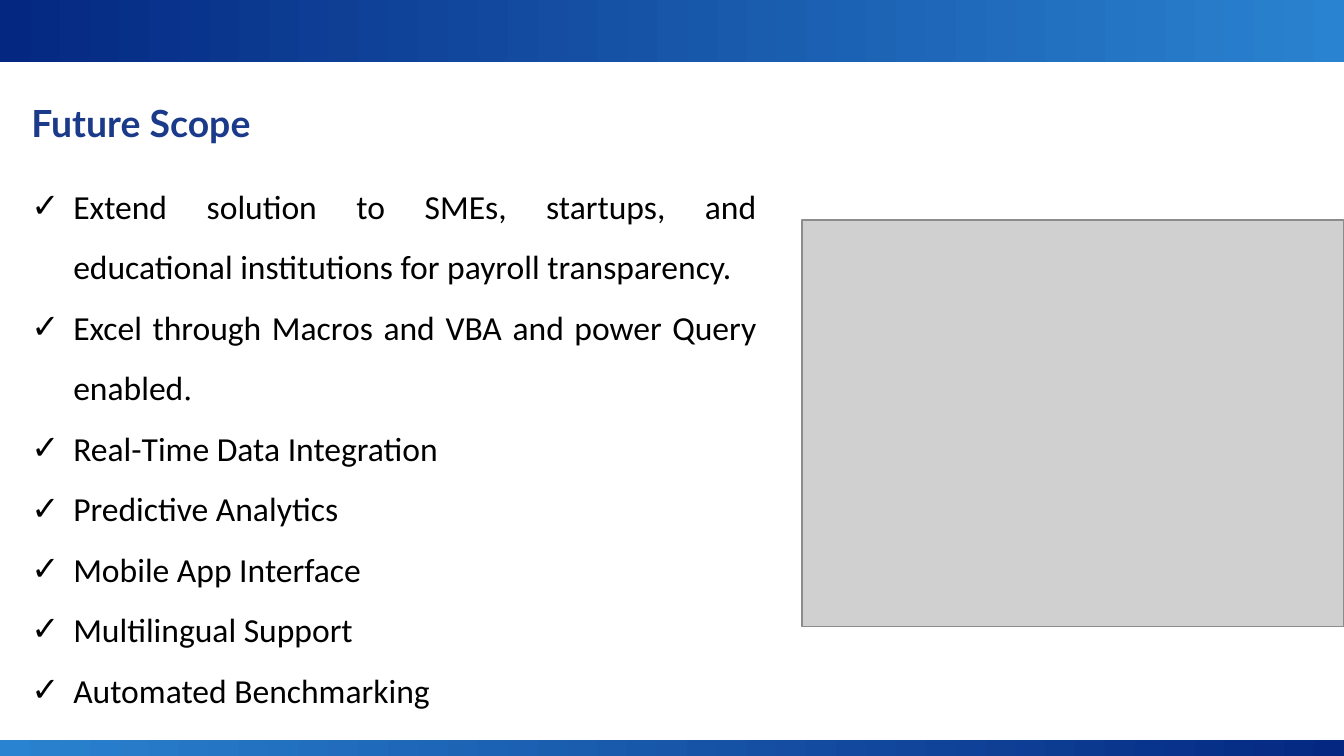
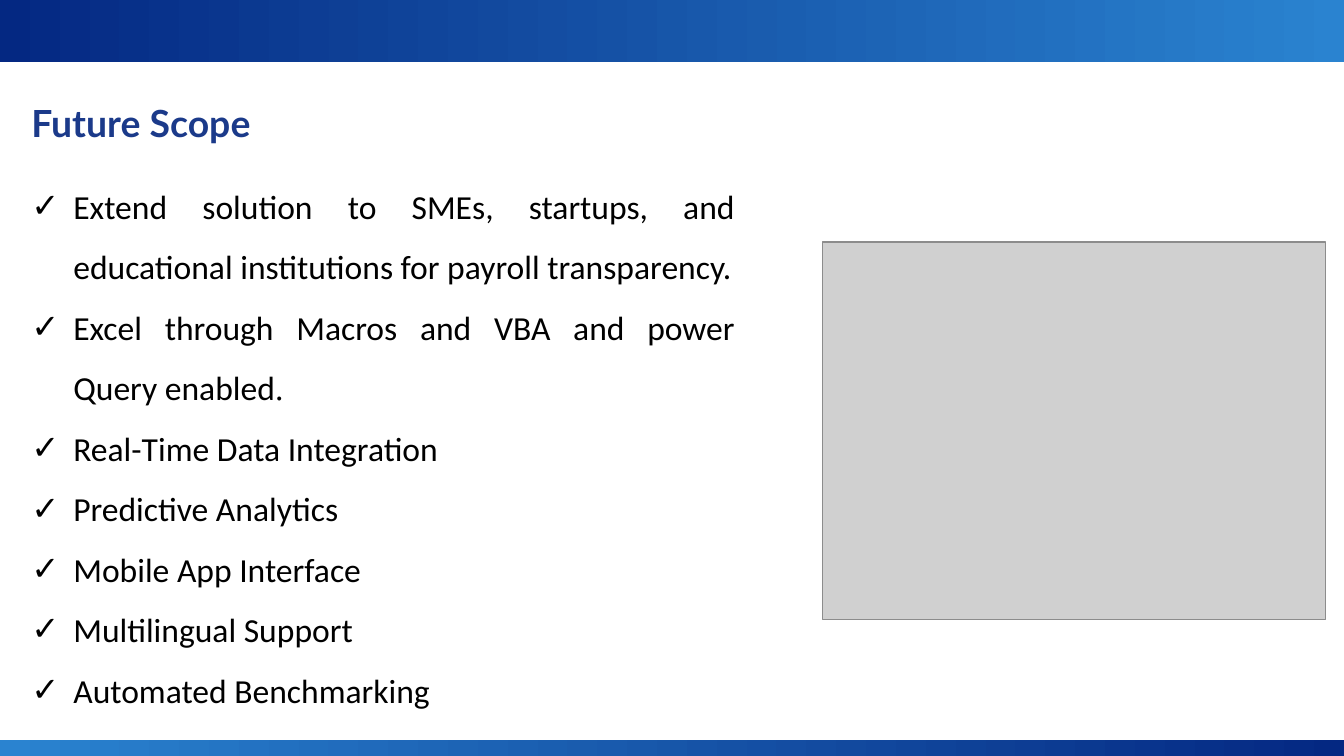
Before and after one commit to snehakhandelwal666-cmyk/sneha_project, a slide deck: slide 13 of PAY LENS - VISUALISING SALARY TRUTH WITH BI & AI.pptx (slide 12 before the commit). Drawn at 1344x756 pixels with LibreOffice and Linux fonts; fonts in the diff are those of the drawing; grey boxes stand for pictures; background and template pictures are left out. Boxes give left, top, right and bottom in pixels: in the first picture for what was removed or moved away, otherwise in the second. Text is boxed around its words. In the diff, an @@ line names an element or a change of style, - is before the commit and + after.

```diff
--- a/PAY LENS - VISUALISING SALARY TRUTH WITH BI & AI.pptx
+++ b/PAY LENS - VISUALISING SALARY TRUTH WITH BI & AI.pptx
@@ text "Extend solution to SMEs, startups, ..." rewrapped from (x1=73, y1=195, x2=756, y2=704) to (x1=73, y1=195, x2=734, y2=709) @@
@@ picture resized from (x1=802, y1=220, x2=1344, y2=626) to (x1=823, y1=242, x2=1325, y2=620) @@
```
Also in this commit, not shown: 6 other slides changed, 1 slide added.
